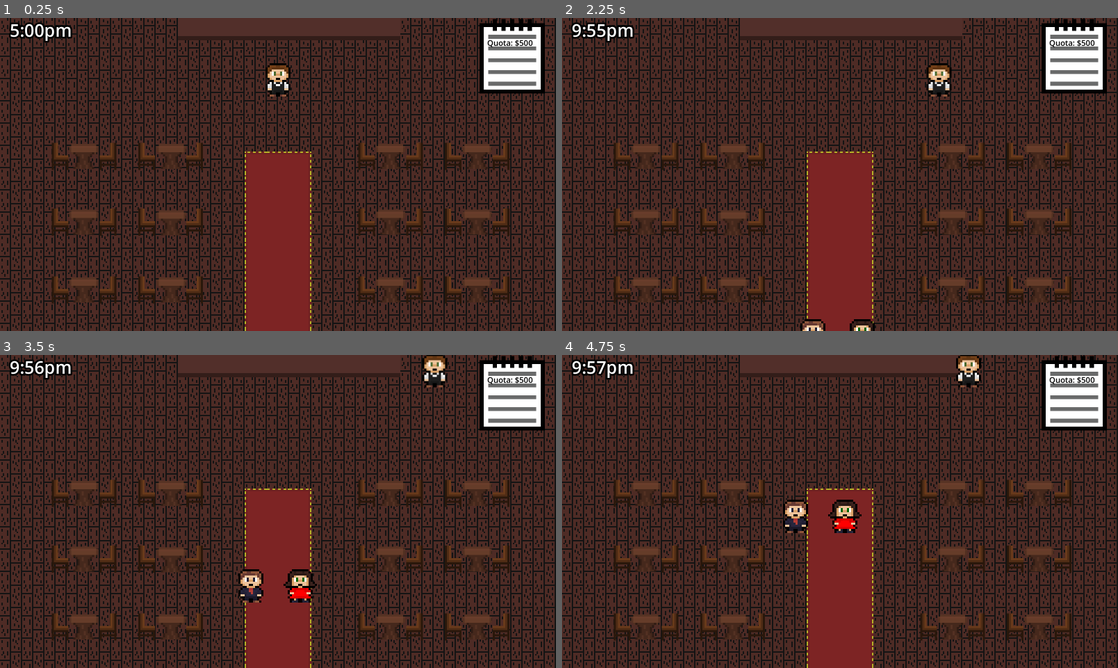
Above: before the commit, frames 1-4 (two rows, left to right).
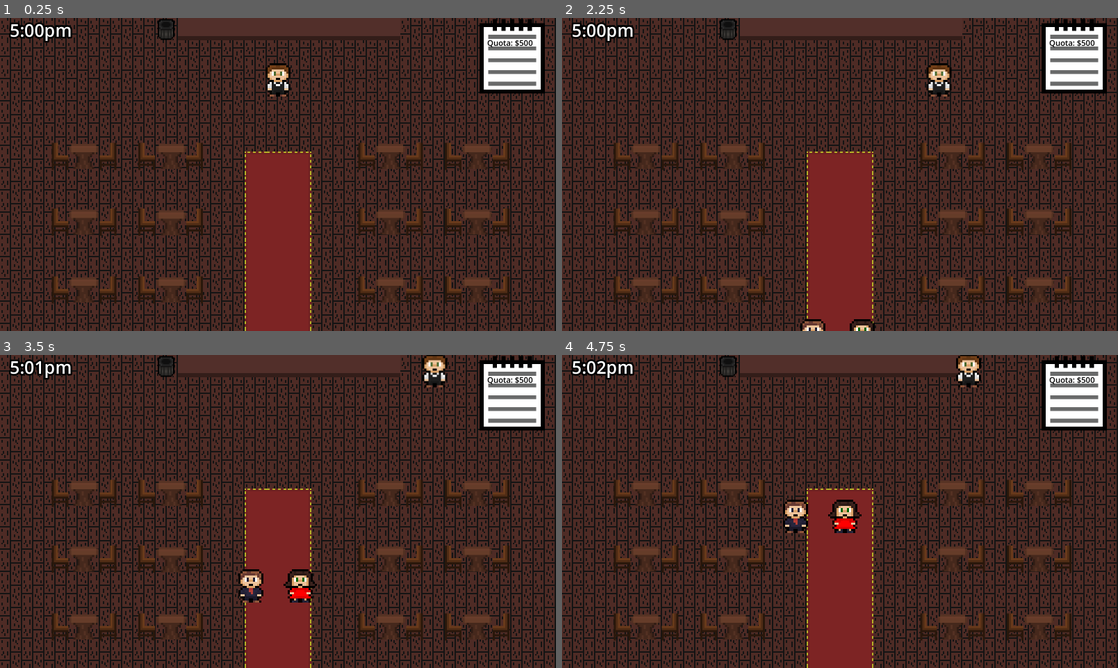
Above: after the commit, the same moments.

Repository: samw-26/Romantic-Evening
Game: Godot game, scene res://Assets/Scenes/restaurant.tscn
The game is run twice, just before and just after one commit, with the same random seed, the same clock (stepped at 60 frames per second) and the same inputs.
Inputs:
- Up to frame 1 (0.25 s): no input
- Up to frame 2 (2.25 s): tap Enter at 0.5 s; hold D (right) 0.53-1.28 s; hold E (take, bound only after the commit) 0.53-1.28 s; hold R (trash, bound only after the commit) 1.28-2.03 s; tap E (take, bound only after the commit) at 1.35 s; tap Space at 2 s; hold D (right) from 2.03 s (still down); hold E (take, bound only after the commit) from 2.03 s (still down)
- Up to frame 3 (3.5 s): release D (right) at 2.78 s; release E (take, bound only after the commit) at 2.78 s; hold W (up) from 2.78 s (still down); tap E (take, bound only after the commit) at 2.85 s
- Up to frame 4 (4.75 s): release W (up) at 3.53 s; hold E (take, bound only after the commit) 3.53-4.28 s; hold A (left) from 3.53 s (still down); tap E (take, bound only after the commit) at 4.35 s

The runs differ from the first frame. In frame 1, 0.1% of the frame differs, in the area x 28-32%, y 0-8%; in frame 2, 0.3%; in frame 3, 0.3%, in the area x 1-32%, y 0-8%; in frame 4, 0.3%.

Commit message:
Implemented trash can
Trash can (Dump(r) take(e)) allows player to discard unneeded items but also take back if needed.

Diff:
--- /dev/null
+++ b/Assets/Scenes/holding.tscn
@@ -0,0 +1,76 @@
+[gd_scene load_steps=5 format=3 uid="uid://dr1p2mqvmt10r"]
+
+[ext_resource type="Texture2D" uid="uid://b2vee5f37yhkq" path="res://Assets/Food/salad.png" id="1_w3mn6"]
+[ext_resource type="Texture2D" uid="uid://1jukbyg3apdg" path="res://Assets/Food/Spaghetti.png" id="2_uwocy"]
+[ext_resource type="Texture2D" uid="uid://bhvc2lkfnv1tl" path="res://Assets/Food/steak.png" id="3_dgqba"]
+
+[sub_resource type="RectangleShape2D" id="RectangleShape2D_t5n04"]
+size = Vector2(132, 132)
+
+[node name="Holding" type="Area2D"]
+scale = Vector2(0.5, 0.5)
+collision_layer = 4
+collision_mask = 0
+
+[node name="Background" type="ColorRect" parent="."]
+anchors_preset = 8
+anchor_left = 0.5
+anchor_top = 0.5
+anchor_right = 0.5
+anchor_bottom = 0.5
+offset_left = -79.0
+offset_top = -79.0
+offset_right = 79.0
+offset_bottom = 79.0
+grow_horizontal = 2
+grow_vertical = 2
+color = Color(0.105882, 0.105882, 0.105882, 1)
+
+[node name="Midground" type="ColorRect" parent="."]
+anchors_preset = 8
+anchor_left = 0.5
+anchor_top = 0.5
+anchor_right = 0.5
+anchor_bottom = 0.5
+offset_left = -70.0
+offset_top = -70.0
+offset_right = 70.0
+offset_bottom = 70.0
+grow_horizontal = 2
+grow_vertical = 2
+color = Color(0.313726, 0.313726, 0.313726, 1)
+
+[node name="Foreground" type="ColorRect" parent="."]
+anchors_preset = 8
+anchor_left = 0.5
+anchor_top = 0.5
+anchor_right = 0.5
+anchor_bottom = 0.5
+offset_left = -60.0
+offset_top = -60.0
+offset_right = 60.0
+offset_bottom = 60.0
+grow_horizontal = 2
+grow_vertical = 2
+
+[node name="Salad" type="Sprite2D" parent="."]
+visible = false
+position = Vector2(0, -8)
+scale = Vector2(8, 8)
+texture = ExtResource("1_w3mn6")
+
+[node name="Spaghetti" type="Sprite2D" parent="."]
+visible = false
+position = Vector2(0, -8)
+scale = Vector2(8, 8)
+texture = ExtResource("2_uwocy")
+
+[node name="Steak" type="Sprite2D" parent="."]
+visible = false
+position = Vector2(0, 1)
+scale = Vector2(7, 7)
+texture = ExtResource("3_dgqba")
+
+[node name="CollisionShape2D" type="CollisionShape2D" parent="."]
+visible = false
+shape = SubResource("RectangleShape2D_t5n04")
--- a/Assets/Scenes/restaurant.tscn
+++ b/Assets/Scenes/restaurant.tscn
@@ -12,6 +12,7 @@
 [ext_resource type="PackedScene" uid="uid://voiqnn8bhniv" path="res://Assets/Scenes/chair.tscn" id="8_xtd84"]
 [ext_resource type="Texture2D" uid="uid://csibl51krhjh2" path="res://Assets/Restaurant/carpet.png" id="11_pklt8"]
 [ext_resource type="PackedScene" uid="uid://dn85x2w8551o8" path="res://Assets/Scenes/plate.tscn" id="11_t3kre"]
+[ext_resource type="PackedScene" uid="uid://cu2vrlxipumk5" path="res://Assets/Scenes/trash_can.tscn" id="12_1dcmu"]
 
 [sub_resource type="TileSetAtlasSource" id="TileSetAtlasSource_u3v86"]
 texture = ExtResource("2_6ls2i")
@@ -350,6 +351,9 @@
 visible = false
 position = Vector2(1120, 26)
 
+[node name="TrashCan" parent="." instance=ExtResource("12_1dcmu")]
+position = Vector2(478, 31)
+
 [node name="Waiter" parent="." instance=ExtResource("2_fgvdu")]
 unique_name_in_owner = true
 y_sort_enabled = true
@@ -363,7 +367,7 @@
 
 [node name="Clock" type="Timer" parent="."]
 unique_name_in_owner = true
-wait_time = 5.0
+wait_time = 300.0
 one_shot = true
 
 [connection signal="timeout" from="SpawnTimer" to="." method="_on_spawn_timer_timeout"]
--- /dev/null
+++ b/Assets/Scenes/trash_can.gd
@@ -0,0 +1,27 @@
+extends StaticBody2D
+
+var in_range: bool = false
+var trash: Array[String]
+var waiter: Waiter
+
+func _ready():
+	waiter = get_node("/root/Restaurant/%Waiter")
+
+func _on_area_2d_body_entered(body: Node2D) -> void:
+	if body is Waiter:
+		in_range = true
+
+
+func _on_area_2d_body_exited(body: Node2D) -> void:
+	if body is Waiter:
+		in_range = false
+
+func _input(event: InputEvent) -> void:
+	if event.is_action_pressed("trash"):
+		var food = waiter.trash_food()
+		if food != "":
+			trash.append(food)
+
+	elif event.is_action_pressed("take"):
+		if waiter.carrying < waiter.carry_capacity and !trash.is_empty():
+			waiter.pick_up_food(trash.pop_back())
--- /dev/null
+++ b/Assets/Scenes/trash_can.tscn
@@ -0,0 +1,31 @@
+[gd_scene load_steps=5 format=3 uid="uid://cu2vrlxipumk5"]
+
+[ext_resource type="Script" path="res://Assets/Scenes/trash_can.gd" id="1_m5mm0"]
+[ext_resource type="Texture2D" uid="uid://v2etv5x52yfq" path="res://Assets/Restaurant/trash.png" id="1_uba0a"]
+
+[sub_resource type="RectangleShape2D" id="RectangleShape2D_kjvpj"]
+size = Vector2(48, 31)
+
+[sub_resource type="RectangleShape2D" id="RectangleShape2D_4sf17"]
+size = Vector2(48, 64)
+
+[node name="TrashCan" type="StaticBody2D"]
+script = ExtResource("1_m5mm0")
+
+[node name="Sprite2D" type="Sprite2D" parent="."]
+scale = Vector2(4, 4)
+texture = ExtResource("1_uba0a")
+
+[node name="CollisionShape2D" type="CollisionShape2D" parent="."]
+position = Vector2(0, -12.5)
+shape = SubResource("RectangleShape2D_kjvpj")
+
+[node name="Area2D" type="Area2D" parent="."]
+
+[node name="CollisionShape2D" type="CollisionShape2D" parent="Area2D"]
+position = Vector2(0, 35)
+shape = SubResource("RectangleShape2D_4sf17")
+debug_color = Color(1, 1, 1, 0.419608)
+
+[connection signal="body_entered" from="Area2D" to="." method="_on_area_2d_body_entered"]
+[connection signal="body_exited" from="Area2D" to="." method="_on_area_2d_body_exited"]
--- a/Assets/Scenes/waiter.gd
+++ b/Assets/Scenes/waiter.gd
@@ -32,6 +32,22 @@
 		%Plate2.show()
 		get_node("%Plate2/"+food).show()
 
+func trash_food() -> String:
+	var food = ""
+	if food_carrying["Right"] != "":
+		food = food_carrying["Right"]
+		food_carrying["Right"] = ""
+		carrying -= 1
+		get_node("%Plate2/"+food).hide()
+		%Plate2.hide()
+	elif food_carrying["Left"] != "":
+		food = food_carrying["Left"]
+		food_carrying["Left"] = ""
+		carrying -= 1
+		get_node("%Plate1/"+food).hide()
+		%Plate1.hide()
+	return food
+
 func serve_food(order: String) -> bool:
 	if carrying > 0:
 		if food_carrying["Left"] == order:
--- a/project.godot
+++ b/project.godot
@@ -60,6 +60,16 @@
 , Object(InputEventKey,"resource_local_to_scene":false,"resource_name":"","device":-1,"window_id":0,"alt_pressed":false,"shift_pressed":false,"ctrl_pressed":false,"meta_pressed":false,"pressed":false,"keycode":0,"physical_keycode":4194321,"key_label":0,"unicode":0,"echo":false,"script":null)
 ]
 }
+trash={
+"deadzone": 0.5,
+"events": [Object(InputEventKey,"resource_local_to_scene":false,"resource_name":"","device":-1,"window_id":0,"alt_pressed":false,"shift_pressed":false,"ctrl_pressed":false,"meta_pressed":false,"pressed":false,"keycode":0,"physical_keycode":82,"key_label":0,"unicode":114,"echo":false,"script":null)
+]
+}
+take={
+"deadzone": 0.5,
+"events": [Object(InputEventKey,"resource_local_to_scene":false,"resource_name":"","device":-1,"window_id":0,"alt_pressed":false,"shift_pressed":false,"ctrl_pressed":false,"meta_pressed":false,"pressed":false,"keycode":0,"physical_keycode":69,"key_label":0,"unicode":101,"echo":false,"script":null)
+]
+}
 
 [rendering]
 
Binary file added: Assets/Restaurant/trash.png
Not shown, added: Assets/Restaurant/trash.png.import
Not shown: 1 places in Assets/Scenes/restaurant.tscn that only renumber resources
